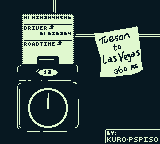
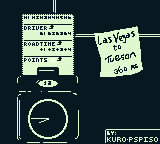
Before/after of a w=160, h=144 layered artwork. What changed in the layer stack:
added layer "Layer 4 copy" above "Layer 4" over [31, 31, 140, 123]
moved "Layer 4" above "Layer 3" over [98, 31, 140, 64]
painted on "Layer 3" over [17, 48, 79, 143]
added layer "Layer 6" above "Layer 1" over [24, 48, 72, 64]
